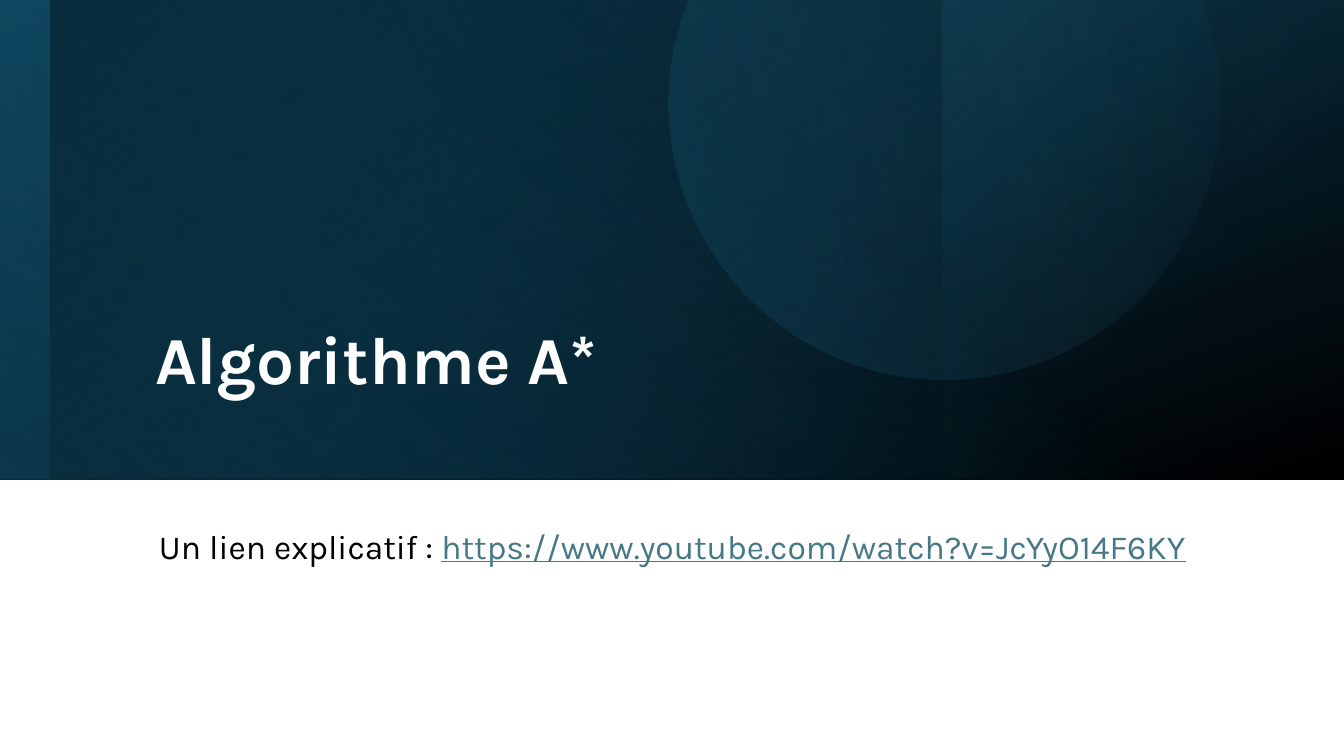
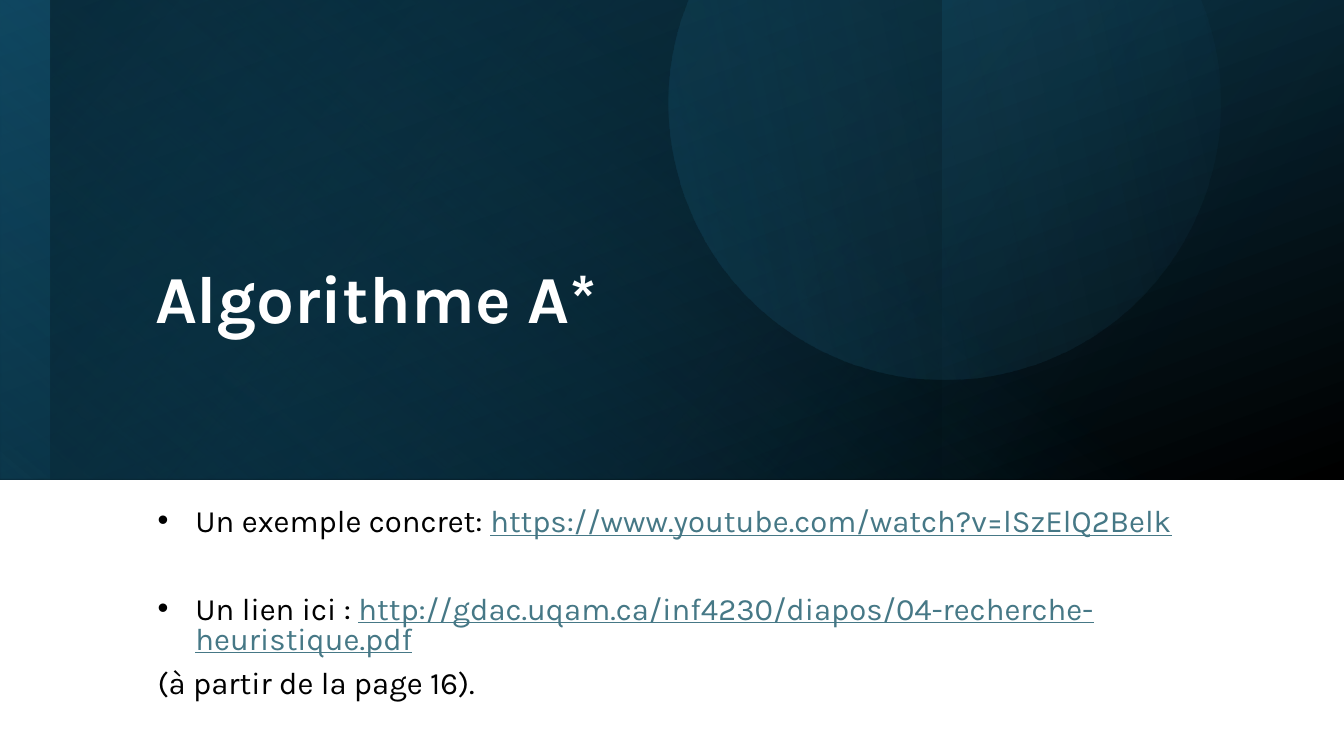
Before and after one commit to lmayer65/NSI_0, a slide deck: slide 16 of Grand Oral/Chemin_Plus_Court/Chemin_Plus_Court.pptx (slide 15 before the commit). Drawn at 1344x756 pixels with LibreOffice and Linux fonts; fonts in the diff are those of the drawing. Boxes give left, top, right and bottom in pixels: in the first picture for what was removed or moved away, otherwise in the second. Text is boxed around its words. In the diff, an @@ line names an element or a change of style, - is before the commit and + after.

```diff
--- a/Grand Oral/Chemin_Plus_Court/Chemin_Plus_Court.pptx
+++ b/Grand Oral/Chemin_Plus_Court/Chemin_Plus_Court.pptx
@@ title "Algorithme A*": place and size @@
-title "Algorithme A*" at (155,336,597,401)
+title "Algorithme A*" at (155,275,597,340)
@@ text at (158,509,1171,701): text changed; size 24 to 22.2 pt @@
-Un lien explicatif : https://www.youtube.com/watch?v=JcYyO14F6KY
+• Un exemple concret: https://www.youtube.com/watch?v=lSzElQ2Belk
+• Un lien ici : http://gdac.uqam.ca/inf4230/diapos/04-recherche-heuristique.pdf
+(à partir de la page 16).
```
Also in this commit, not shown: 3 other slides changed, 1 slide added, 1 other file.
